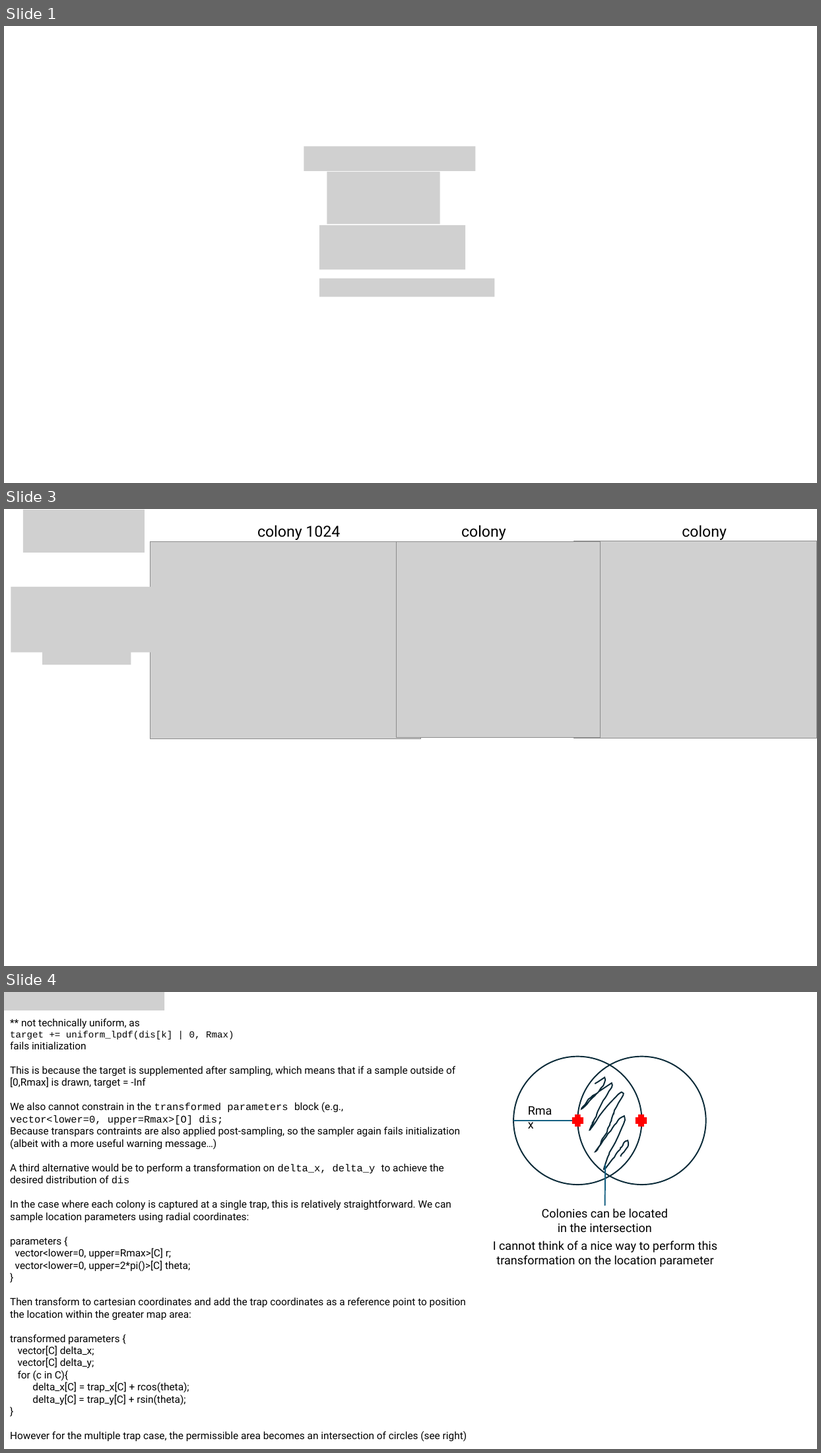
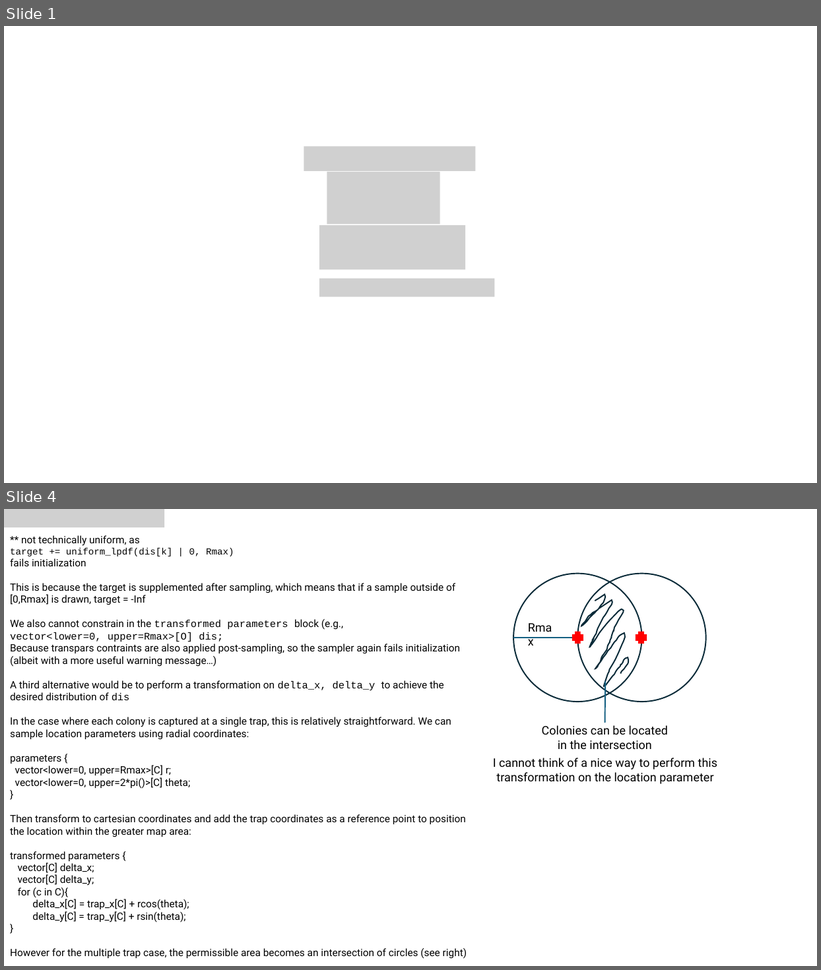
Before and after one commit to jmelanson98/fv_landscapeforaging, a slide deck: docs/bounding_colony_locations.pptx. Shown one above the other, each under a label of ours: slides 1, 3 and 4 before the commit, slides 1 and 4 after it; the slides between them are not shown. The pictures are 821x1453 and 821x970 pixels, drawn with LibreOffice and Linux fonts; fonts in the diff are those of the drawing; grey boxes stand for pictures. Boxes give left, top, right and bottom in pixels: in the first picture for what was removed or moved away, otherwise in the second. Text is boxed around its words. In the diff, an @@ line names an element or a change of style, - is before the commit and + after.

```diff
--- a/docs/bounding_colony_locations.pptx
+++ b/docs/bounding_colony_locations.pptx
@@ slide 3 removed at (x1=4, y1=509, x2=817, y2=966), background #FFFFFF @@
@@ picture removed at (x1=23, y1=510, x2=145, y2=553) @@
@@ text removed at (x1=257, y1=525, x2=340, y2=540) @@
-colony 1024
@@ text removed at (x1=461, y1=525, x2=506, y2=542) @@
-colony 1373
@@ text removed at (x1=682, y1=525, x2=727, y2=559) @@
-colony 1399
@@ picture removed at (x1=151, y1=541, x2=421, y2=739) @@
@@ picture removed at (x1=397, y1=541, x2=601, y2=738) @@
@@ picture removed at (x1=574, y1=541, x2=817, y2=739) @@
@@ picture removed at (x1=11, y1=587, x2=166, y2=653) @@
@@ picture removed at (x1=42, y1=640, x2=131, y2=665) @@
```
Also in this commit, not shown: 1 slide changed, 1 slide added, 1 other file.
